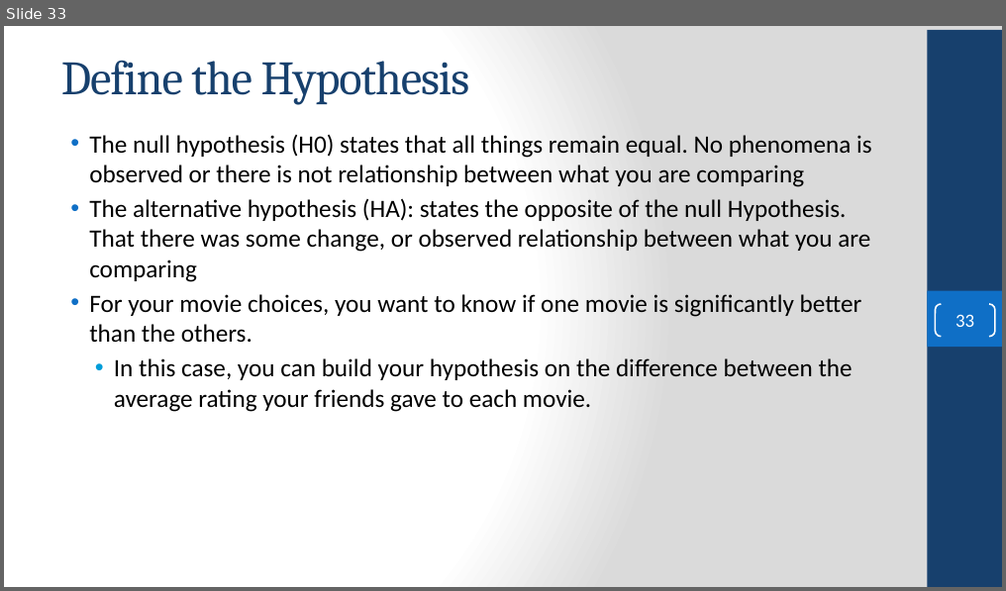
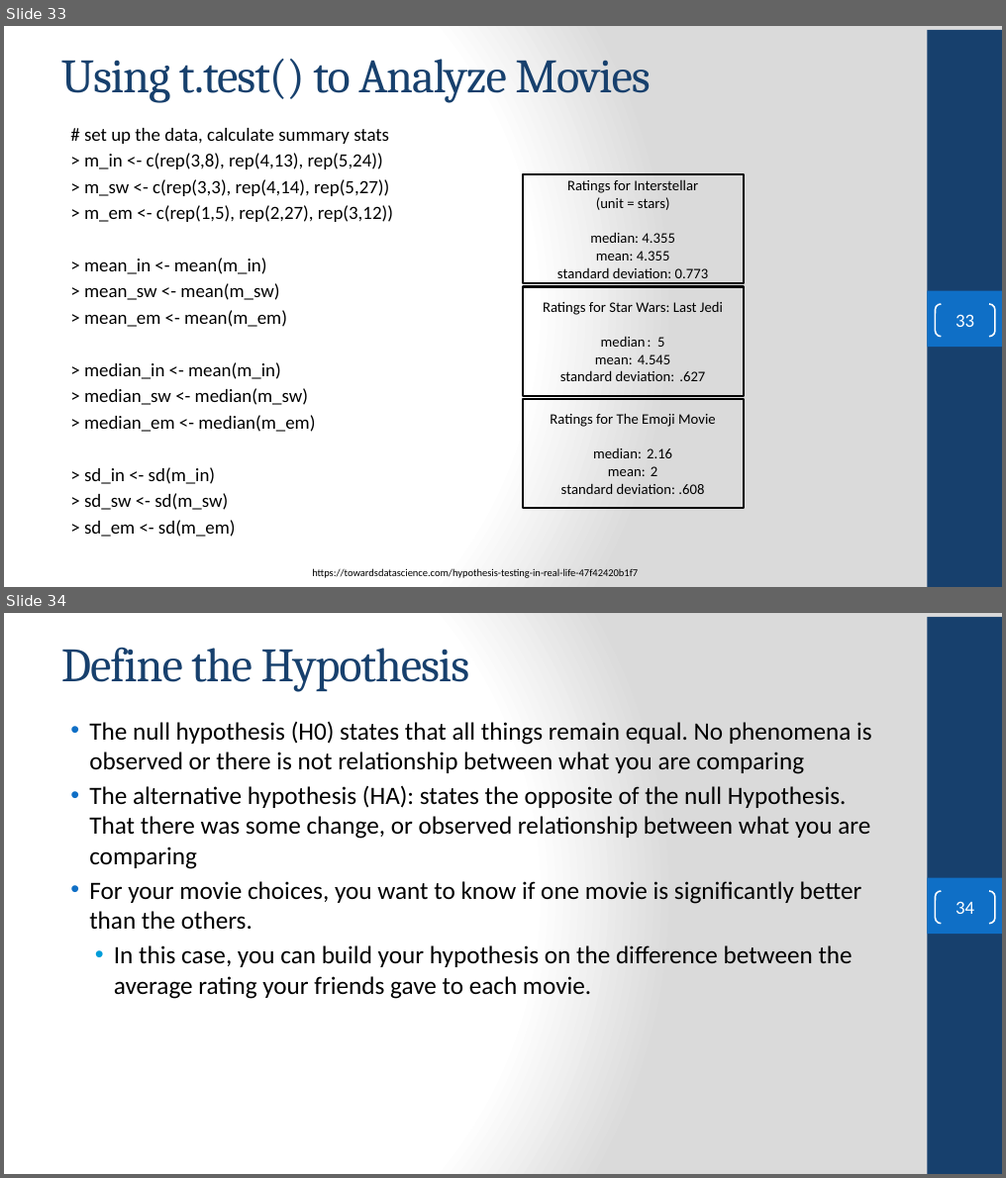
Before and after one commit to FSCJ-COP2073C/cop2073c-FullContent, a slide deck: slides/COP2073C-Module8.pptx. Shown one above the other, each under a label of ours: slide 33 before the commit, slides 33 and 34 after it. The pictures are 1006x591 and 1006x1178 pixels, drawn with LibreOffice and Linux fonts; fonts in the diff are those of the drawing; background and template pictures are left out. Boxes give left, top, right and bottom in pixels: in the first picture for what was removed or moved away, otherwise in the second. Text is boxed around its words. In the diff, an @@ line names an element or a change of style, - is before the commit and + after.

Commit message:
finished hypothesis testing

```diff
--- a/slides/COP2073C-Module8.pptx
+++ b/slides/COP2073C-Module8.pptx
@@ slide 33 added at (4,26,1002,587), background gradient #FFFFFF to #DADADA; not listed: 2 template elements that a slide beside it also shows @@
@@ title added at (61,59,649,103), 46 pt, text #17406D @@
+Using t.test() to Analyze Movies
@@ text added at (84,128,393,537), 18 pt, text #000000 @@
+# set up the data, calculate summary stats
+> m_in <- c(rep(3,8), rep(4,13), rep(5,24))
+> m_sw <- c(rep(3,3), rep(4,14), rep(5,27))
+> m_em <- c(rep(1,5), rep(2,27), rep(3,12))
+> mean_in <- mean(m_in)
+> mean_sw <- mean(m_sw)
+> mean_em <- mean(m_em)
+> median_in <- mean(m_in)
+> median_sw <- median(m_sw)
+> median_em <- median(m_em)
+> sd_in <- sd(m_in)
+> sd_sw <- sd(m_sw)
+> sd_em <- sd(m_em)
@@ rectangle added at (523,174,744,284), outline #000000 2 pt, 14 pt, text #000000 @@
+Ratings for Interstellar
+(unit = stars)
+median: 4.355
+mean: 4.355
+standard deviation: 0.773
@@ rectangle added at (523,287,744,396), outline #000000 2 pt, 14 pt, text #000000 @@
+Ratings for Star Wars: Last Jedi
+median : 5
+mean: 4.545
+standard deviation: .627
@@ page number added at (936,304,995,337), outline #FFFFFF 1.5 pt, 18 pt, text #FFFFFF @@
+33
@@ rectangle added at (523,399,744,509), outline #000000 2 pt, 14 pt, text #000000 @@
+Ratings for The Emoji Movie
+median: 2.16
+mean: 2
+standard deviation: .608
@@ text added at (312,569,638,578), 10 pt, text #000000 @@
+https://towardsdatascience.com/hypothesis-testing-in-real-life-47f42420b1f7
@@ what was slide 33 is now slide 34 @@
@@ page number at (955,901,974,914): text changed @@
-33
+34
```
Also in this commit, not shown: 11 slides changed, 5 other files.
